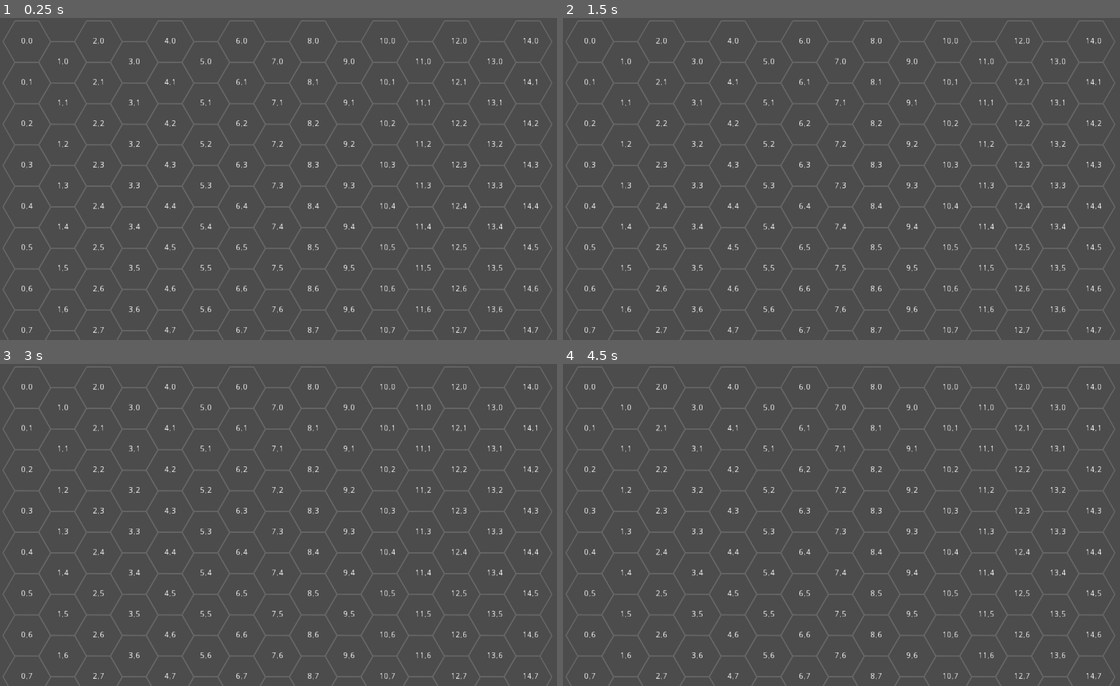
Above: before the commit, frames 1-4 (two rows, left to right).
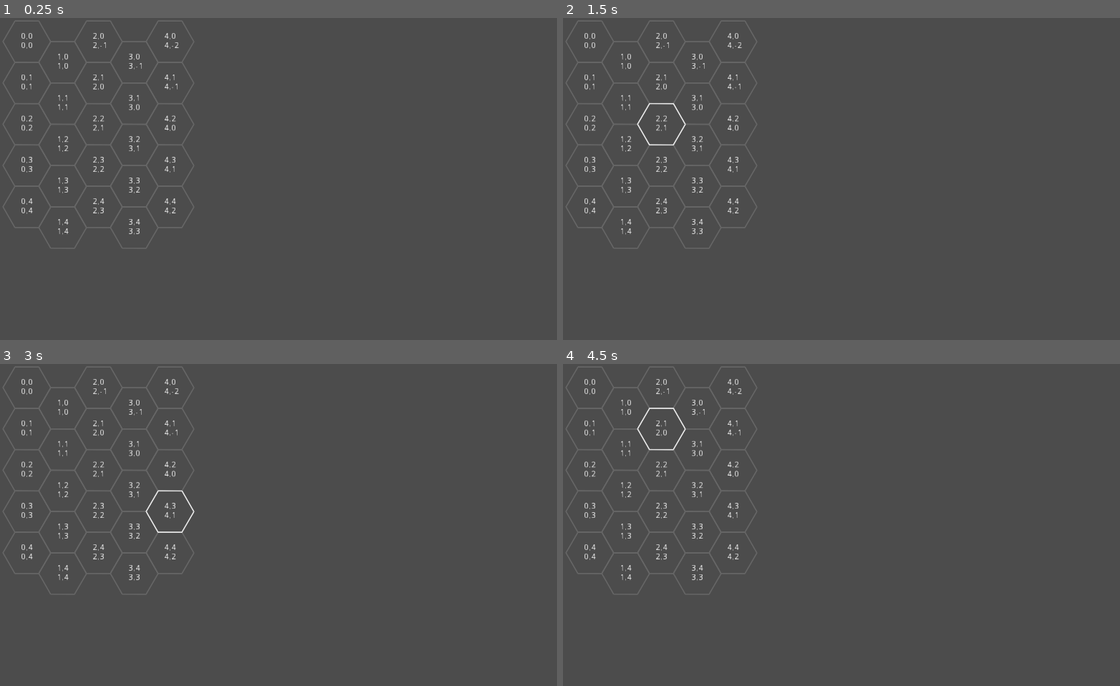
Above: after the commit, the same moments.

Repository: cardinal23/Hex2022
Game: Godot game, scene res://Main.tscn
Same seed, same stepped clock (60 frames per second), same inputs: the game is played once before the commit and once after it.
Inputs (mouse positions are in pixels of both pictures, inside the frame that each line leads up to):
- Up to frame 1 (0.25 s): no input
- Up to frame 2 (1.5 s): tap Enter at 0.5 s; move the mouse to (975, 162) at 0.52 s; tap Space at 1.25 s; move the mouse to (735, 195) at 1.27 s
- Up to frame 3 (3 s): tap Enter at 2 s; move the mouse to (345, 454) at 2.02 s; tap Space at 2.75 s; move the mouse to (256, 589) at 2.77 s
- Up to frame 4 (4.5 s): tap Enter at 3.5 s; move the mouse to (1019, 573) at 3.52 s; tap Space at 4.25 s; move the mouse to (679, 476) at 4.27 s

The runs differ from the first frame. In frame 1, 5.3% of the frame differs, in the area x 0-100%, y 0-100%; in frame 2, 5.4%; in frame 3, 5.4%; in frame 4, 5.4%.

Commit message:
Add Hex highlighting and buggy pixel to hex functions

Diff:
--- a/Grid.gd
+++ b/Grid.gd
@@ -5,7 +5,9 @@
 var hexes = {}
 
 var hexSize = 160
-var gridSize = Vector2(15,8)
+var gridSize = Vector2(5,5)
+
+var highlightedHex: Vector2
 
 func _init():
     var size = hexSize / 2
@@ -25,25 +27,79 @@
             add_child(hex)
             var coordinates = Vector2(x,y)
             hex.coordinates = coordinates
+            hex.axialCoordinates = oddq_to_axial(coordinates)
             hexes[coordinates] = hex
 
 func _input(event):
     if event is InputEventMouseMotion:
-        print(event.position)
+        var eventCoordinates = pixel_to_flat_hex(event.position)
+        highlightHex(eventCoordinates)
+        print(eventCoordinates)
+
+func highlightHex(coordinates):
+    if !hexes.has(coordinates) || coordinates == highlightedHex:
+        return
+
+    if highlightedHex != null:
+        var hex = hexes[highlightedHex]
+        hex.isHighlighted = false
+        hex.update()
+
+    var hex = hexes[coordinates]
+    highlightedHex = coordinates
+    hex.isHighlighted = true
+    hex.update()
 
 # Hex grid functions
 
 # https://www.redblobgames.com/grids/hexagons/#coordinates-axial
-func oddqToAxial(coordinates):
+func pixel_to_flat_hex(point):
+    var q = ( float(2)/3 * point.x                        ) / hexSize
+    var r = (float(-1)/3 * point.x  +  sqrt(3)/3 * point.y) / hexSize
+    return axial_to_oddq(axial_round(Vector2(q, r)))
+
+func oddq_to_axial(coordinates):
     var q = coordinates.x
-    var r = coordinates.y - (coordinates.y - (coordinates.y&1)) / 2
+    var r = coordinates.y - (coordinates.x - (int(coordinates.x)&1)) / 2
     return Vector2(q, r)
 
-func axialToOddq(axialCoordinates):
+func axial_to_oddq(axialCoordinates):
     var q = axialCoordinates.x
     var r = axialCoordinates.y
 
     var x = q
-    var y = r + (q - (q&1)) / 2
+    var y = r + (q - (int(q)&1)) / 2
 
     return Vector2(x,y)
+
+func cube_round(frac):
+    var q = round(frac.x)
+    var r = round(frac.y)
+    var s = round(frac.z)
+
+    var q_diff = abs(q - frac.x)
+    var r_diff = abs(r - frac.y)
+    var s_diff = abs(s - frac.z)
+
+    if q_diff > r_diff and q_diff > s_diff:
+        q = -r-s
+    elif r_diff > s_diff:
+        r = -q-s
+    else:
+        s = -q-r
+
+    return Vector3(q, r, s)
+
+func axial_round(hex):
+    return cube_to_axial(cube_round(axial_to_cube(hex)))
+
+func cube_to_axial(cube):
+    var q = cube.x
+    var r = cube.y
+    return Vector2(q, r)
+
+func axial_to_cube(hex):
+    var q = hex.x
+    var r = hex.y
+    var s = -q-r
+    return Vector3(q, r, s)
--- a/Hex.gd
+++ b/Hex.gd
@@ -1,12 +1,16 @@
 extends Line2D
 
 var size = 400
+
 var coordinates: Vector2
+var axialCoordinates: Vector2
 
 onready var bounds = $Bounds
 onready var coordinatesLabel = $Bounds/CoordinatesLabel
+onready var axialCoordinatesLabel = $Bounds/AxialCoordinatesLabel
 
 var debug := true
+var isHighlighted := false
 
 func _init():
     width = 1.0
@@ -20,7 +24,13 @@
     coordinatesLabel.text = coordinatesText
     coordinatesLabel.rect_position = Vector2(
         center.x - coordinatesLabel.rect_size.x / 2,
-        center.y - coordinatesLabel.rect_size.y / 2
+        center.y - coordinatesLabel.rect_size.y
+    )
+    var axialCoordinatesText = "%d,%d" % [axialCoordinates.x, axialCoordinates.y]
+    axialCoordinatesLabel.text = axialCoordinatesText
+    axialCoordinatesLabel.rect_position = Vector2(
+        center.x - axialCoordinatesLabel.rect_size.x / 2,
+        center.y
     )
 
     set_points(
@@ -38,6 +48,16 @@
     #bounds.editor_only = !debug
     coordinatesLabel.visible = debug
 
+    update()
+
+func update():
+    if isHighlighted:
+        z_index = 1
+        default_color = Color(0.9,0.9,0.9)
+    else:
+        z_index = 0
+        default_color = Color(0.4,0.4,0.4)
+
 # From https://www.redblobgames.com/grids/hexagons/
 func corner(center, i):
     var angleDeg = 60 * i
--- a/Hex.tscn
+++ b/Hex.tscn
@@ -12,6 +12,16 @@
 "_edit_use_anchors_": false
 }
 
+[node name="AxialCoordinatesLabel" type="Label" parent="Bounds"]
+margin_right = 40.0
+margin_bottom = 31.0
+rect_scale = Vector2( 2, 2 )
+text = "66,66
+"
+__meta__ = {
+"_edit_use_anchors_": false
+}
+
 [node name="CoordinatesLabel" type="Label" parent="Bounds"]
 margin_right = 40.0
 margin_bottom = 31.0
